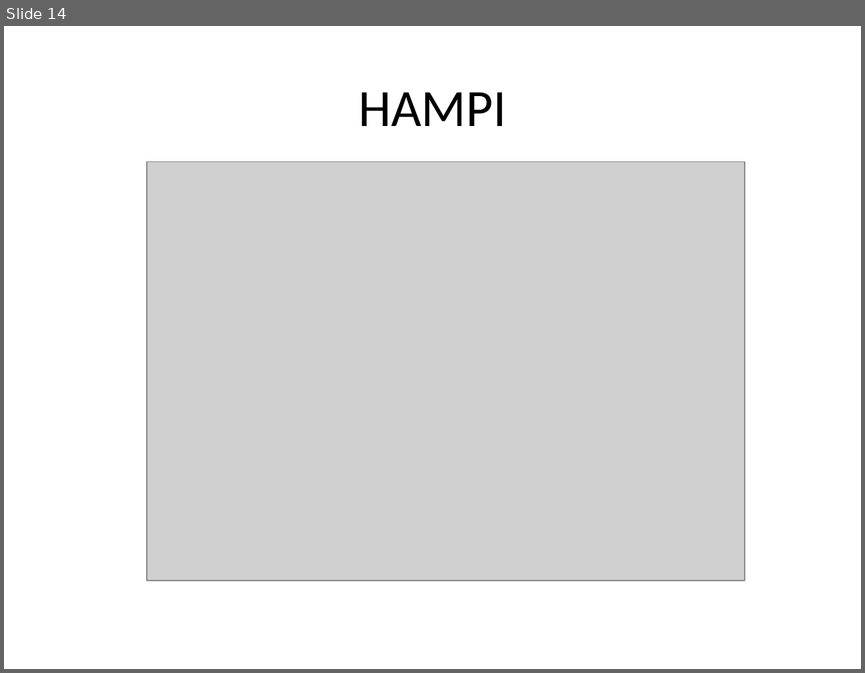
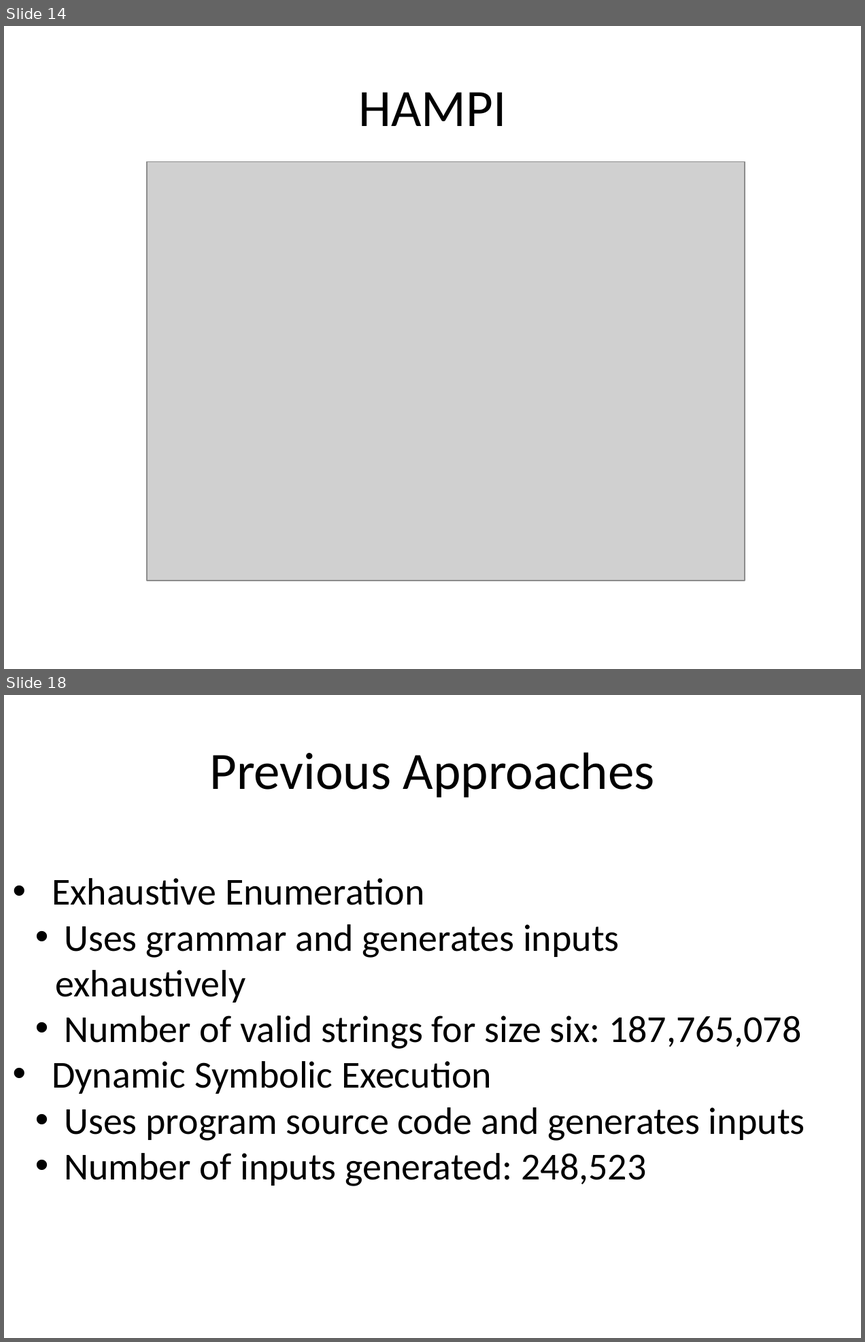
Before and after one commit to mentaman/cspat, a slide deck: Course/707 Theory of Computation/testing.pptx. Shown one above the other, each under a label of ours: slide 14 before the commit, slides 14 and 18 after it; the slides between them are not shown. The pictures are 865x673 and 865x1342 pixels, drawn with LibreOffice and Linux fonts; fonts in the diff are those of the drawing; grey boxes stand for pictures; background and template pictures are left out. Boxes give left, top, right and bottom in pixels: in the first picture for what was removed or moved away, otherwise in the second. Text is boxed around its words. In the diff, an @@ line names an element or a change of style, - is before the commit and + after.

```diff
--- a/Course/707 Theory of Computation/testing.pptx
+++ b/Course/707 Theory of Computation/testing.pptx
@@ slide 18 added at [4,695,861,1338], background picture (left out) @@
@@ title added at [209,752,655,798], 44 pt, text #000000 @@
+Previous Approaches
@@ text added at [52,878,805,1186], 32 pt, text #000000 @@
+• Exhaustive Enumeration
+  • Uses grammar and generates inputs exhaustively
+  • Number of valid strings for size six: 187,765,078
+• Dynamic Symbolic Execution
+  • Uses program source code and generates inputs
+  • Number of inputs generated: 248,523
```
Also in this commit, not shown: 1 slide changed, 6 other slides added.
